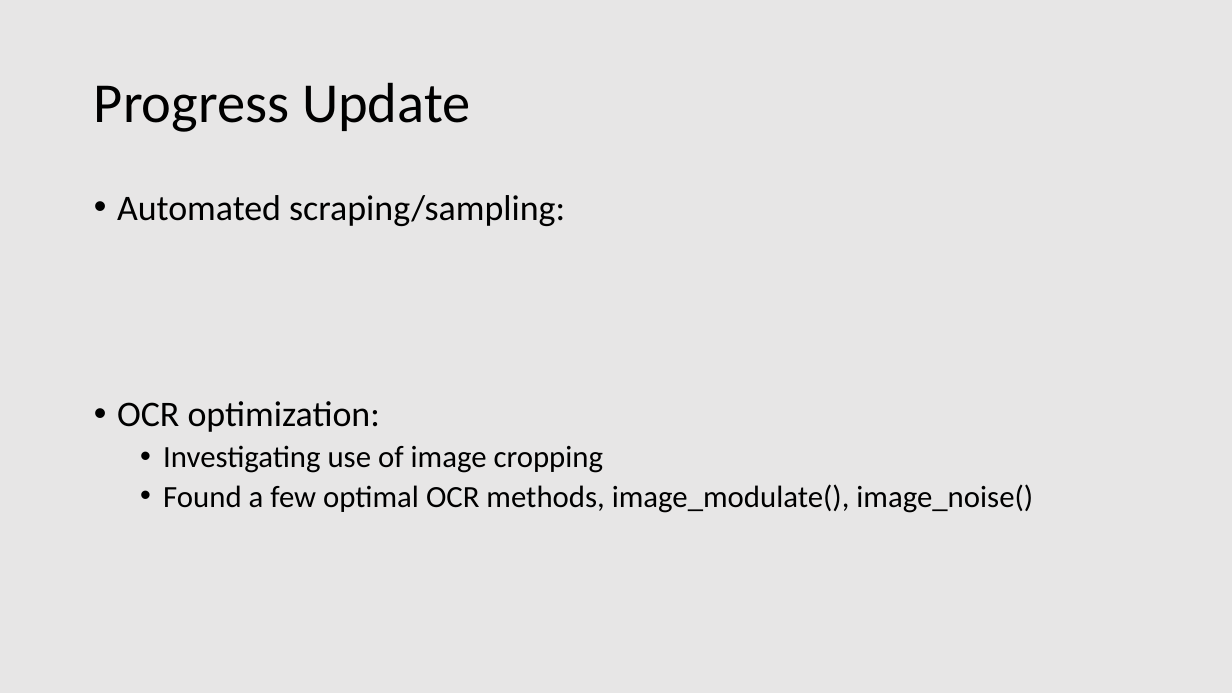
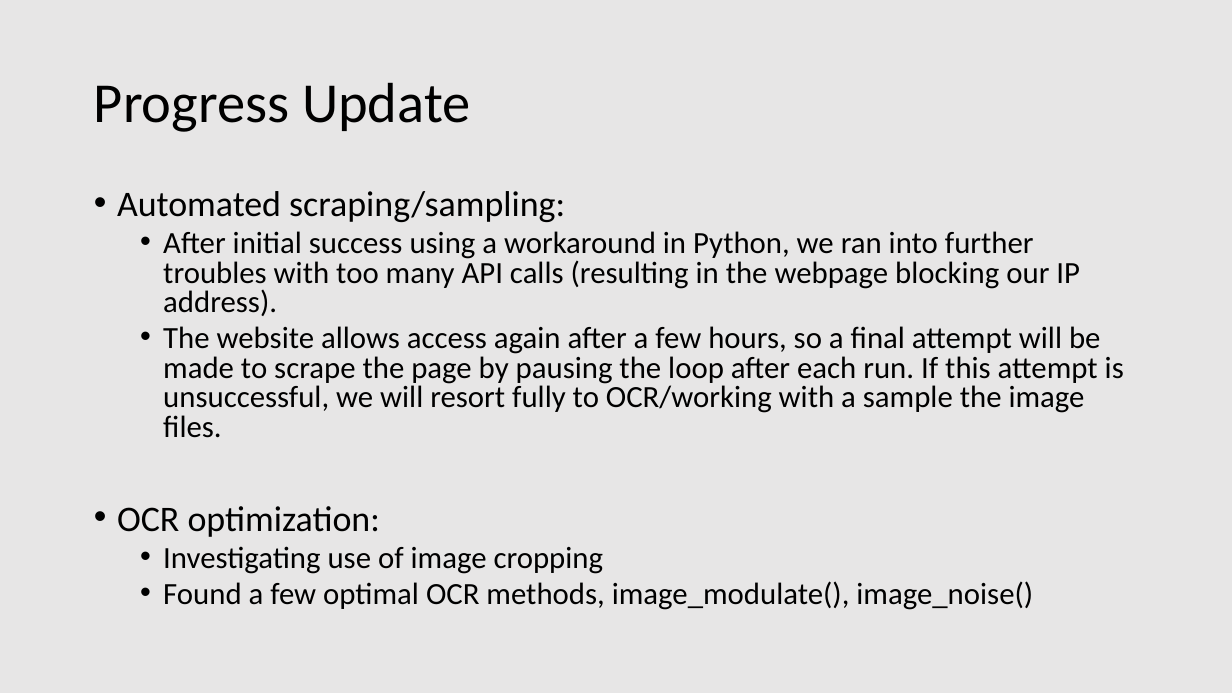
Before and after one commit to mckadet/STAT6080_Group_Project, a slide deck: slide 4 of Weekly Report Template.pptx. Drawn at 1232x693 pixels with LibreOffice and Linux fonts; fonts in the diff are those of the drawing. Boxes give left, top, right and bottom in pixels: in the first picture for what was removed or moved away, otherwise in the second. Text is boxed around its words. In the diff, an @@ line names an element or a change of style, - is before the commit and + after.

```diff
--- a/Weekly Report Template.pptx
+++ b/Weekly Report Template.pptx
@@ text at box(117, 191, 1033, 610): line spacing 0.9 to 0.8 @@
@@ text at box(163, 231, 1124, 438): paragraphs added @@
+  • After initial success using a workaround in Python, we ran into further troubles with too many API calls (resulting in the webpage blocking our IP address).
+  • The website allows access again after a few hours, so a final attempt will be made to scrape the page by pausing the loop after each run. If this attempt is unsuccessful, we will resort fully to OCR/working with a sample the image files.
```
Also in this commit, not shown: 2 other slides changed.
